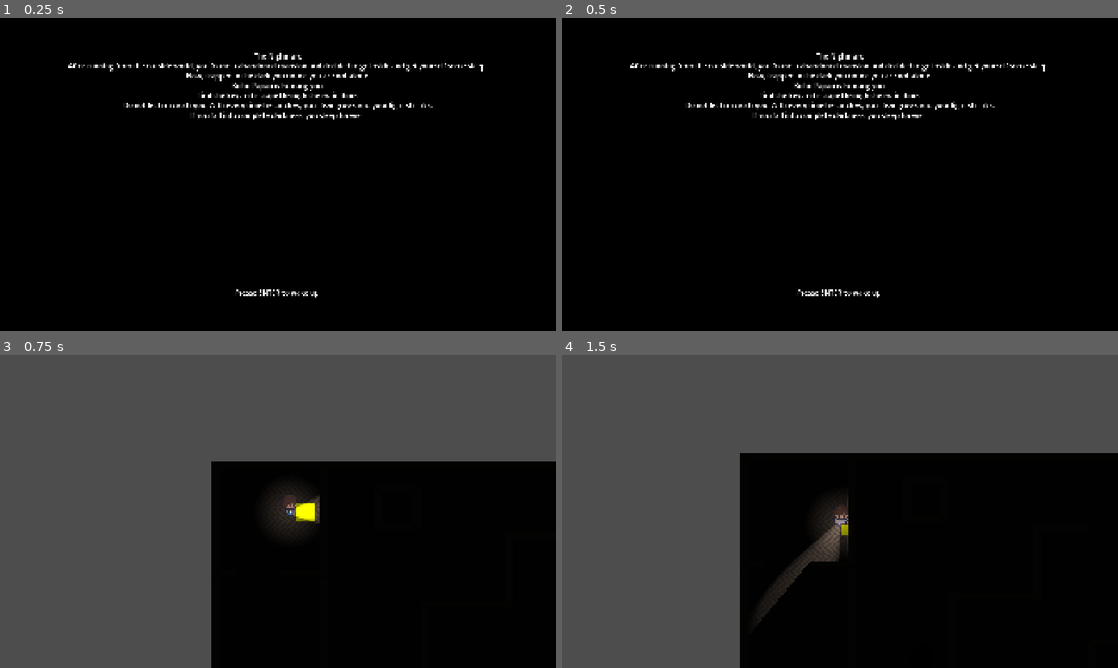
Above: before the commit, frames 1-4 (two rows, left to right).
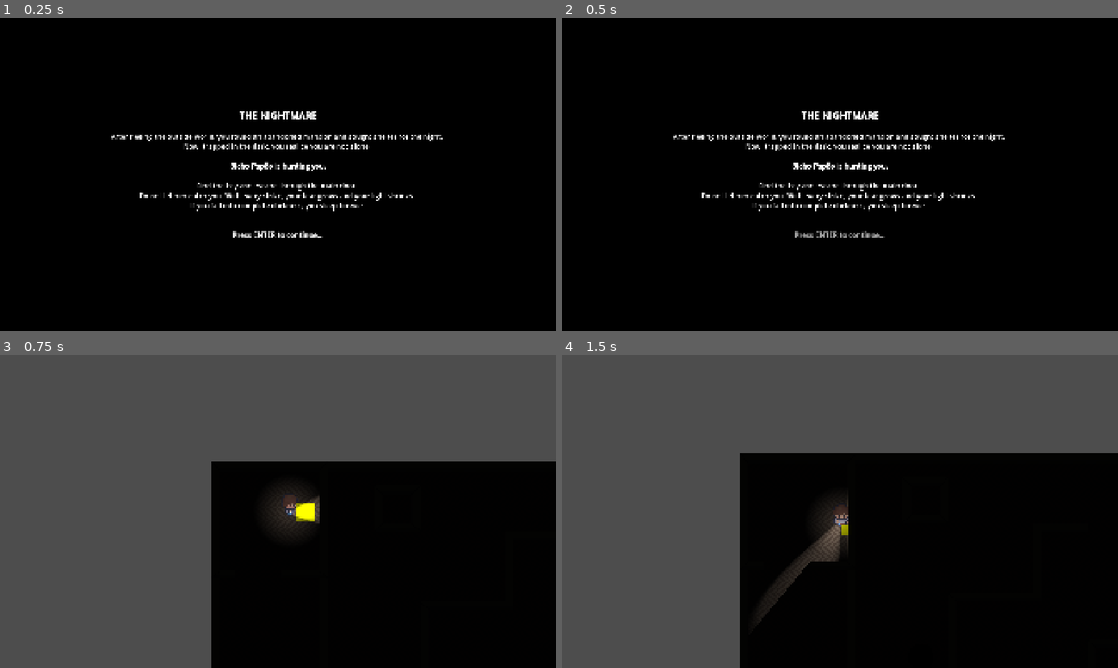
Above: after the commit, the same moments.

Repository: davidantunes23/dj_prototype
Game: Godot game, scene res://scenes/map/start_screen.tscn
The game is run twice, just before and just after one commit, with the same random seed, the same clock (stepped at 60 frames per second) and the same inputs.
Inputs (mouse positions are in pixels of both pictures, inside the frame that each line leads up to):
- Up to frame 1 (0.25 s): no input
- Up to frame 2 (0.5 s): no input
- Up to frame 3 (0.75 s): tap Enter (ui_accept) at 0.5 s; move the mouse to (400, 495) at 0.52 s; hold D (move_right) from 0.53 s (still down); tap Q (drop) at 0.6 s
- Up to frame 4 (1.5 s): tap Enter (ui_accept) at 0.77 s; move the mouse to (728, 527) at 1.27 s; release D (move_right) at 1.28 s; hold S (move_down) from 1.28 s (still down); tap E (make_sound) at 1.35 s

The runs differ from the first frame. In frame 1, 4.5% of the frame differs, in the area x 12-88%, y 11-90%; in frame 2, 4.5%; in frame 3, nothing differs; in frame 4, nothing differs.

Commit message:
Use BBcode on start screen text

Diff:
--- a/scenes/map/start_screen.tscn
+++ b/scenes/map/start_screen.tscn
@@ -29,30 +29,19 @@
 grow_vertical = 2
 theme_override_font_sizes/normal_font_size = 24
 theme_override_font_sizes/bold_font_size = 24
-text = "The Nighmare
-After running from the outside world, you found a abandoned mansion and decided to go inside and get yourself some sleep.
-Now, trapped in the dark you notice you are not alone.
-Bicho Papão is hunting you.
+bbcode_enabled = true
+text = "[center][b][font_size=32]THE NIGHTMARE[/font_size][/b][/center]
+
+After fleeing the outside world, you found an abandoned mansion and sought shelter for the night.
+Now, trapped in the dark, you realize you are not alone.
+
+[b]Bicho Papão is hunting you.[/b]
+
 Find the key and escape through the main door.
-Do not let him catch you. With every time he catches, your fear grows and your light shrinks.
+Do not let him catch you. With every strike, your fear grows and your light shrinks.
 If you fall into complete darkness, you sleep forever.
 
 
-
-
-
-
-
-
-
-
-
-
-
-
-
-
-
-Presse ENTER to wake up."
+[center][pulse freq=1.0 color=#ffffff40][b]Press ENTER to continue...[/b][/pulse][/center]"
 horizontal_alignment = 1
 vertical_alignment = 1
